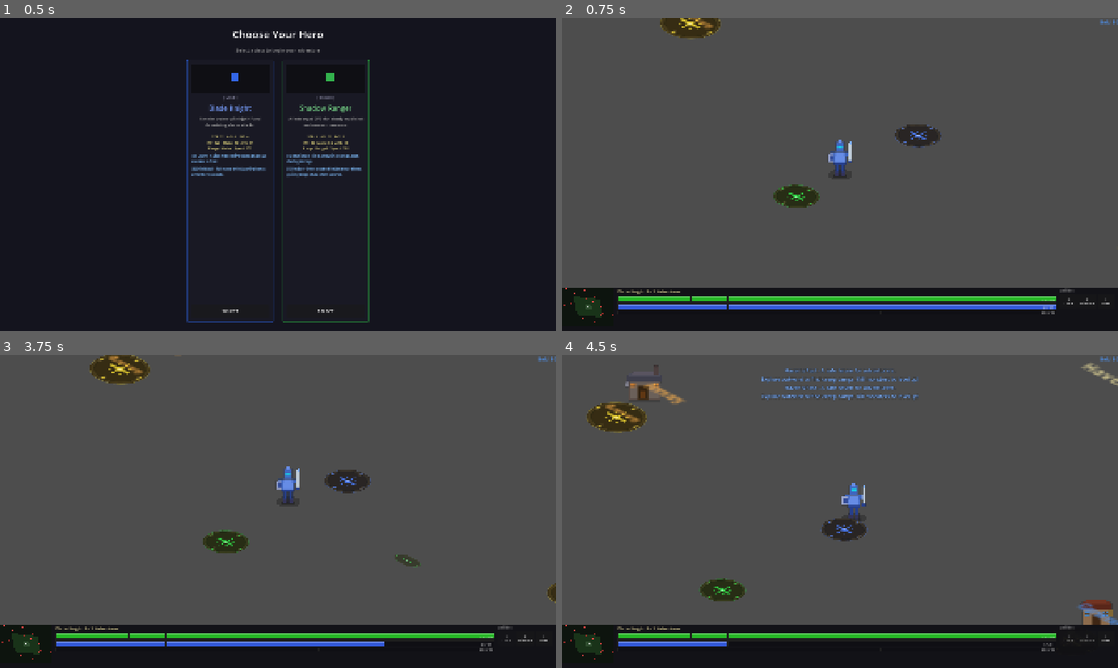
Above: before the commit, frames 1-4 (two rows, left to right).
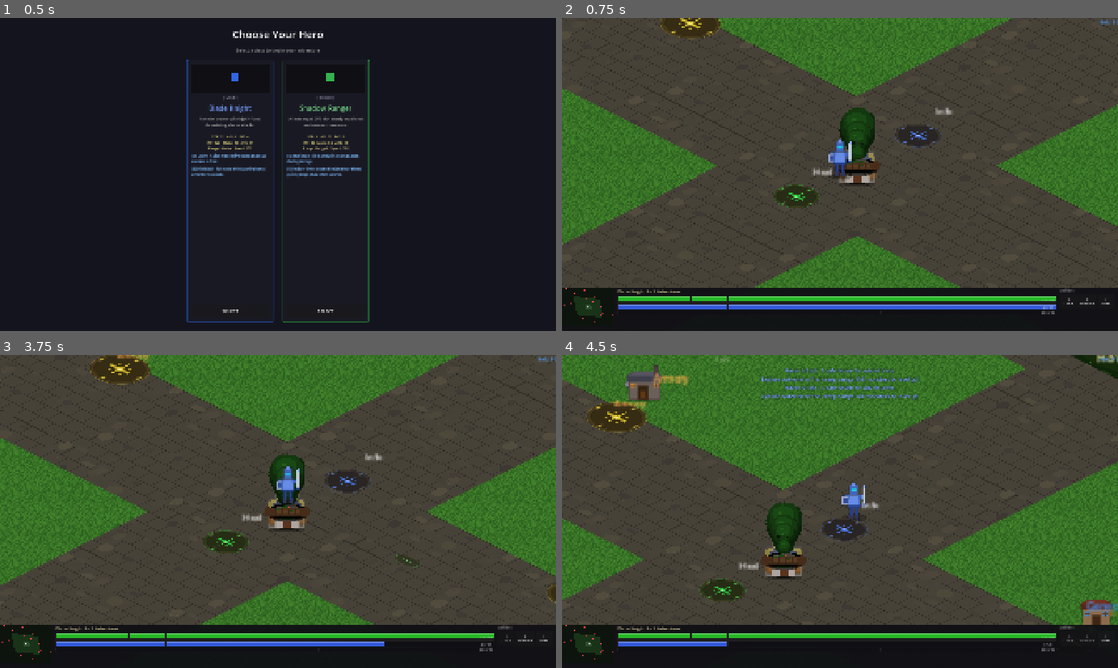
Above: after the commit, the same moments.

Repository: slxny/legends-open-rpg
Game: Godot game, scene res://scenes/main.tscn
The game is run twice, just before and just after one commit, with the same random seed, the same clock (stepped at 60 frames per second) and the same inputs.
Inputs (mouse positions are in pixels of both pictures, inside the frame that each line leads up to):
- Up to frame 1 (0.5 s): no input
- Up to frame 2 (0.75 s): click "SELECT" at 0.5 s
- Up to frame 3 (3.75 s): click "Q Cleave" at 1.25 s; click "E Shield Wall" at 2 s; click "I Items" at 2.75 s; tap Enter at 3.5 s; move the mouse to (400, 495) at 3.52 s; hold D (move_right) from 3.53 s (still down); hold Q (ability_1) from 3.53 s (still down); click (400, 495) at 3.67 s
- Up to frame 4 (4.5 s): move the mouse to (728, 527) at 4.27 s; release D (move_right) at 4.28 s; release Q (ability_1) at 4.28 s; hold S (move_down) from 4.28 s (still down); tap E (ability_2) at 4.35 s

Frame 1 is identical in both runs. In frame 2, 30% of the frame differs, in the area x 0-100%, y 0-87%; in frame 3, 31%; in frame 4, 39%.
Error before the commit: Invalid assignment of property or key 'transform' with value of type 'Transform2D' on a base object of type 'Label'. (res://scenes/npcs/beacon.gd:42)

Commit message:
Fix crash: Control nodes don't support .transform assignment in Godot 4
Label and SCBar (Control-derived) nodes cannot have their .transform
property set directly — only Node2D nodes support this. Added two helpers
to IsometricHelper: apply_counter_transform() wraps in-tree Control nodes
in a Node2D proxy, and counter_transform_wrap() does the same for nodes
not yet added to the tree. Updated all 9 broken callsites across enemy,
player, NPC, beacon, and region scripts.

https://claude.ai/code/session_01QyFqLYVaQnQJ7dpbtRJxD4

Diff:
--- a/scenes/enemies/enemy.gd
+++ b/scenes/enemies/enemy.gd
@@ -53,8 +53,8 @@
 	var ct = IsometricHelper.get_sprite_counter_transform()
 	sprite.transform = ct
 	_shadow.transform = ct
-	hp_bar.transform = ct
-	name_label.transform = ct
+	IsometricHelper.apply_counter_transform(hp_bar)
+	IsometricHelper.apply_counter_transform(name_label)
 
 func initialize(config: Dictionary) -> void:
 	enemy_name = config.get("name", "Enemy")
@@ -357,15 +357,15 @@
 func _spawn_damage_number(amount: int, is_crit: bool) -> void:
 	var label = Label.new()
 	label.text = str(amount) + ("!" if is_crit else "")
-	label.position = Vector2(randf_range(-10, 10) if not is_crit else randf_range(-6, 6), -30)
 	var settings = LabelSettings.new()
 	settings.font_size = 14 if not is_crit else 28
 	settings.font_color = Color.WHITE if not is_crit else Color(1.0, 0.95, 0.1)
 	settings.outline_size = 2 if not is_crit else 3
 	settings.outline_color = Color.BLACK
 	label.label_settings = settings
-	label.transform = IsometricHelper.get_sprite_counter_transform()
-	add_child(label)
+	var start_pos = Vector2(randf_range(-10, 10) if not is_crit else randf_range(-6, 6), -30)
+	var wrapper = IsometricHelper.counter_transform_wrap(label, start_pos)
+	add_child(wrapper)
 	var tween = create_tween()
 	if is_crit:
 		# Pop scale in, then float up and fade
@@ -373,15 +373,15 @@
 		tween.tween_property(label, "scale", Vector2(1.3, 1.3), 0.08).set_trans(Tween.TRANS_BACK).set_ease(Tween.EASE_OUT)
 		tween.tween_property(label, "scale", Vector2(1.0, 1.0), 0.05)
 		tween.set_parallel(true)
-		tween.tween_property(label, "position:y", label.position.y - 40, 0.7)
-		tween.tween_property(label, "modulate:a", 0.0, 0.7).set_delay(0.2)
+		tween.tween_property(wrapper, "position:y", wrapper.position.y - 40, 0.7)
+		tween.tween_property(wrapper, "modulate:a", 0.0, 0.7).set_delay(0.2)
 		tween.set_parallel(false)
 	else:
 		tween.set_parallel(true)
-		tween.tween_property(label, "position:y", label.position.y - 28, 0.55)
-		tween.tween_property(label, "modulate:a", 0.0, 0.55).set_delay(0.15)
+		tween.tween_property(wrapper, "position:y", wrapper.position.y - 28, 0.55)
+		tween.tween_property(wrapper, "modulate:a", 0.0, 0.55).set_delay(0.15)
 		tween.set_parallel(false)
-	tween.tween_callback(label.queue_free)
+	tween.tween_callback(wrapper.queue_free)
 
 func _update_hp_bar() -> void:
 	if hp_bar:
--- a/scenes/npcs/beacon.gd
+++ b/scenes/npcs/beacon.gd
@@ -39,7 +39,7 @@
 		visual.scale = Vector2(beacon_radius * 2.0 / tex_size.x, beacon_radius * 2.0 / tex_size.y)
 
 	# Counter-transform label so it stays readable under iso projection
-	label.transform = IsometricHelper.get_sprite_counter_transform()
+	IsometricHelper.apply_counter_transform(label)
 	if not beacon_label.is_empty():
 		label.text = beacon_label
 	else:
--- a/scenes/npcs/npc_armorer.gd
+++ b/scenes/npcs/npc_armorer.gd
@@ -16,7 +16,7 @@
 	# Counter-transform sprite and label for isometric projection
 	var ct = IsometricHelper.get_sprite_counter_transform()
 	armory_sprite.transform = ct
-	name_label.transform = ct
+	IsometricHelper.apply_counter_transform(name_label)
 
 func _on_beacon_activated(_b: Area2D) -> void:
 	var dialogs = get_tree().get_nodes_in_group("armory_dialog")
--- a/scenes/npcs/npc_shopkeeper.gd
+++ b/scenes/npcs/npc_shopkeeper.gd
@@ -21,7 +21,7 @@
 	# Counter-transform sprite and label for isometric projection
 	var ct = IsometricHelper.get_sprite_counter_transform()
 	shop_sprite.transform = ct
-	name_label.transform = ct
+	IsometricHelper.apply_counter_transform(name_label)
 
 func _on_beacon_activated(_b: Area2D) -> void:
 	# Find the shop dialog in the scene tree and open it
--- a/scenes/player/player.gd
+++ b/scenes/player/player.gd
@@ -752,19 +752,19 @@
 func _spawn_damage_number(amount: int, is_crit: bool) -> void:
 	var label = Label.new()
 	label.text = str(amount) + ("!" if is_crit else "")
-	label.position = Vector2(randf_range(-10, 10), -35)
 	var settings = LabelSettings.new()
 	settings.font_size = 14 if not is_crit else 22
 	settings.font_color = Color(1.0, 0.3, 0.3) if not is_crit else Color(1.0, 0.1, 0.1)
 	settings.outline_size = 2
 	settings.outline_color = Color.BLACK
 	label.label_settings = settings
-	label.transform = IsometricHelper.get_sprite_counter_transform()
-	add_child(label)
+	var start_pos = Vector2(randf_range(-10, 10), -35)
+	var wrapper = IsometricHelper.counter_transform_wrap(label, start_pos)
+	add_child(wrapper)
 	var tween = create_tween()
-	tween.tween_property(label, "position:y", label.position.y - 30, 0.6)
-	tween.parallel().tween_property(label, "modulate:a", 0.0, 0.6)
-	tween.tween_callback(label.queue_free)
+	tween.tween_property(wrapper, "position:y", wrapper.position.y - 30, 0.6)
+	tween.parallel().tween_property(wrapper, "modulate:a", 0.0, 0.6)
+	tween.tween_callback(wrapper.queue_free)
 
 func _do_hit_flash() -> void:
 	sprite.modulate = Color(1, 0.5, 0.5)
--- a/scenes/world/regions/havens_rest.gd
+++ b/scenes/world/regions/havens_rest.gd
@@ -21,7 +21,7 @@
 	# Counter-transform the TownLabel so it renders upright under iso projection
 	var town_label = get_node_or_null("TownLabel")
 	if town_label:
-		town_label.transform = IsometricHelper.get_sprite_counter_transform()
+		IsometricHelper.apply_counter_transform(town_label)
 
 	_generate_terrain()
 	_generate_town()
@@ -226,13 +226,12 @@
 func _add_building_label(parent: Node2D, pos: Vector2, text: String) -> void:
 	var label = Label.new()
 	label.text = text
-	label.position = pos + Vector2(-25, 0)
 	label.add_theme_font_size_override("font_size", 9)
 	label.add_theme_color_override("font_color", Color(0.8, 0.8, 0.7, 0.6))
 	label.horizontal_alignment = HORIZONTAL_ALIGNMENT_CENTER
 	label.custom_minimum_size = Vector2(50, 0)
-	label.transform = IsometricHelper.get_sprite_counter_transform()
-	parent.add_child(label)
+	var wrapper = IsometricHelper.counter_transform_wrap(label, pos + Vector2(-25, 0))
+	parent.add_child(wrapper)
 
 # ============================================================
 # DECORATIONS: Dense SC:BW jungle foliage
@@ -466,11 +465,10 @@
 
 	var label = Label.new()
 	label.text = text
-	label.position = pos + Vector2(-30, -18)
 	label.add_theme_font_size_override("font_size", 9)
 	label.add_theme_color_override("font_color", Color(0.9, 0.5, 0.5, 0.7))
-	label.transform = IsometricHelper.get_sprite_counter_transform()
-	parent.add_child(label)
+	var label_wrap = IsometricHelper.counter_transform_wrap(label, pos + Vector2(-30, -18))
+	parent.add_child(label_wrap)
 
 func _add_flowers(parent: Node2D, pos: Vector2) -> void:
 	for i in range(randi_range(2, 4)):
--- a/scripts/autoloads/isometric_helper.gd
+++ b/scripts/autoloads/isometric_helper.gd
@@ -38,3 +38,31 @@
 	var inv := get_iso_transform().affine_inverse()
 	# Return just the basis (no origin offset)
 	return Transform2D(inv.x, inv.y, Vector2.ZERO)
+
+## Apply the counter-transform to a CanvasItem already in the scene tree.
+## Node2D nodes: sets .transform directly.
+## Control nodes: reparents under a Node2D wrapper carrying the transform,
+## since Control does not support direct .transform assignment.
+static func apply_counter_transform(node: CanvasItem) -> void:
+	var ct := get_sprite_counter_transform()
+	if node is Node2D:
+		node.transform = ct
+	else:
+		var parent := node.get_parent()
+		if parent:
+			var wrapper := Node2D.new()
+			wrapper.transform = ct
+			wrapper.position = node.position
+			parent.add_child(wrapper)
+			node.reparent(wrapper, false)
+			node.position = Vector2.ZERO
+
+## Wrap a CanvasItem (not yet in the tree) inside a Node2D carrying the
+## counter-transform. Returns the wrapper — add it to the tree instead of
+## the original node. `pos` sets the wrapper's position in its parent space.
+static func counter_transform_wrap(node: CanvasItem, pos: Vector2 = Vector2.ZERO) -> Node2D:
+	var wrapper := Node2D.new()
+	wrapper.transform = get_sprite_counter_transform()
+	wrapper.position = pos
+	wrapper.add_child(node)
+	return wrapper
